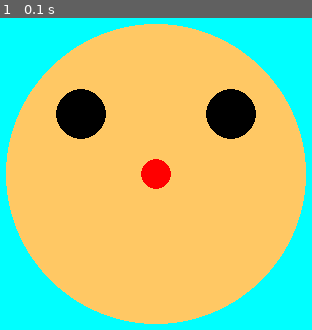
Above: before the commit, frame 1.
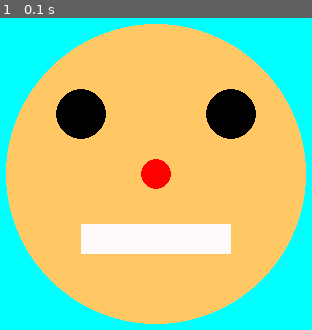
Above: after the commit, the same moment.

Repository: Rosebotics/catapult2019
Game: pygame game, started from learningPygame/Evan/00-MovingSmile/04-Drawing.py
Two runs of this game, one before a commit and one after it. Both use one fixed random seed, a clock stepped at 60 frames per second and the inputs below.
Inputs:
- Up to frame 1 (0.1 s): no input

The runs differ from the first frame. In frame 1, 4.6% of the frame differs, in the area x 25-75%, y 66-76%.

Commit message:
the fance now moves, the nose jest keeps falling, the f ace can grow and shrink, the eyes meeror echother in movment

Diff:
--- a/learningPygame/Evan/00-MovingSmile/04-Drawing.py
+++ b/learningPygame/Evan/00-MovingSmile/04-Drawing.py
@@ -1,11 +1,3 @@
-# TODO: Copy all of your   03-Colors.py   program and put it below this comment.
-# TODO    One way to do so is:
-# TODO      1. Inside  03-Colors.py,  do:
-# TODO           -- Control-A (to SELECT the entire contents of the file, then
-# TODO           -- Control-C (to COPY that entire selection)
-# TODO      2. Inside this file:
-# TODO           -- Click below this comment, then
-# TODO           -- Controlasfafs-V (to PASTE the copied code into this file.
 
 import pygame
 import sys
@@ -22,7 +14,9 @@
     pygame.draw.circle(screen, (0, 0, 0), (245, 180), 25, 0)
     pygame.draw.circle(screen, (0, 0, 0), (395, 180), 25, 0)
     pygame.draw.circle(screen, (255, 0, 0), (320, 240), 15, 0)
-   # pygame.draw.polygon(screen,(255,100,20),((350,280),(250,280),(300,300)))
+    #pygame.draw.polygon(screen,(255,100,20),((350,280),(250,280),(300,300)))
+
+    pygame.draw.rect(screen, (255, 250, 250), ((245, 290),(150, 30)), 0)
     pygame.display.update()
 # TODO: In this module we'll start drawing a simple smiley face
 #  Yellow circle for the head
--- a/learningPygame/Evan/00-MovingSmile/05-Animation.py
+++ b/learningPygame/Evan/00-MovingSmile/05-Animation.py
@@ -1,3 +1,44 @@
 # TODO: Copy all of your   04-Drawing.py   program and put it below this comment.
+import pygame
+import sys
 
+pygame.init()
+
+screen = pygame.display.set_mode((640, 480))
+
+nose_y = 240
+eyes_y = 180
+
+clock = pygame.time.Clock()
+
+while True:
+    clock.tick(60)
+    for event in pygame.event.get():
+        if event.type == pygame.QUIT:
+            sys.exit()
+    screen.fill((0, 255, 255))#teel
+
+    # face
+    pygame.draw.circle(screen, (255, 200, 100), (320, 240), 150, 0)
+
+   #eyes
+    #eyes_y = eyes_y -1
+    if eyes_y < 10:
+        eyes_y = 180
+    pygame.draw.circle(screen, (0, 0, 0), (245, eyes_y), 25, 0)
+    pygame.draw.circle(screen, (0, 0, 0), (395, eyes_y), 25, 0)
+
+   #nose
+    nose_y = nose_y + 1
+    if nose_y > 480:
+        nose_y = 240
+    pygame.draw.circle(screen, (255, 0, 0), (320, nose_y), 15, 0)
+
+    # squair mouth rect(screen, collor, (start),(with lange)
+    #pygame.draw.rect(screen, (255, 250, 250), ((245, 290), (150, 30)), 0)
+
+    # tryangel mouth
+    pygame.draw.polygon(screen,(255,100,20),((350,280),(250,280),(300,300)))
+
+    pygame.display.update()
 # TODO: In this module we'll make the nose move down until a certain y then reset to the top again.
--- a/learningPygame/Evan/00-MovingSmile/06-Interactions.py
+++ b/learningPygame/Evan/00-MovingSmile/06-Interactions.py
@@ -1,7 +1,72 @@
 # TODO: Copy all of your   05-Animation.py   program and put it below this comment.
 
 # TODO: In this module we'll make the nose reset when the up arrow is pressed.
+import pygame
+import sys
 
+pygame.init()
+
+screen = pygame.display.set_mode((640, 480))
+pygame.display.set_caption("this is the end of the world")
+nose_y = 0
+eyes_y = 0
+leye_x = 0
+reye_x = 0
+crad = 0
+clock = pygame.time.Clock()
+
+while True:
+    clock.tick(60)
+    pressed_keys = pygame.key.get_pressed()
+    for event in pygame.event.get():
+        if event.type == pygame.QUIT:
+            sys.exit()
+        if pressed_keys[pygame.K_w]:
+            crad += 10
+            if crad > 150:
+                crad = 150
+        if pressed_keys[pygame.K_s]:
+            crad -= 10
+            if crad < -150:
+                crad = -150
+
+    if pressed_keys[pygame.K_UP]:
+       # nose_y = -50
+        eyes_y -= 10
+    if pressed_keys[pygame.K_LEFT]:
+        leye_x -= 10
+        reye_x += 10
+    if pressed_keys[pygame.K_RIGHT]:
+        leye_x += 10
+        reye_x -= 10
+    if pressed_keys[pygame.K_DOWN]:
+        eyes_y += 10
+
+    screen.fill((0, 255, 255))#teel
+
+    # face
+    pygame.draw.circle(screen, (255, 200, 100), (320, 240), 150+crad, 0)
+
+   #eyes
+    #eyes_y = eyes_y -1
+   # if eyes_y < 10:
+       # eyes_y = 180
+    pygame.draw.circle(screen, (0, 0, 0), (245+leye_x, 180+eyes_y), 25, 0)
+    pygame.draw.circle(screen, (0, 0, 0), (395+reye_x, 180+eyes_y), 25, 0)
+
+   #nose
+    nose_y = nose_y + 1
+    if nose_y > 240:
+        nose_y = -240
+    pygame.draw.circle(screen, (255, 0, 0), (320, 240+nose_y), 15, 0)
+
+    # squair mouth rect(screen, collor, (start),(with lange)
+    #pygame.draw.rect(screen, (255, 250, 250), ((245, 290), (150, 30)), 0)
+
+    # tryangel mouth
+    pygame.draw.polygon(screen,(255,100,20),((350,280),(250,280),(300,300)))
+
+    pygame.display.update()
 # Additional challenges (time permitting):
 #   Make the eyes move left and right with the left and right arrow button.
 #   Make the nose color change when the spacebar is pressed.
